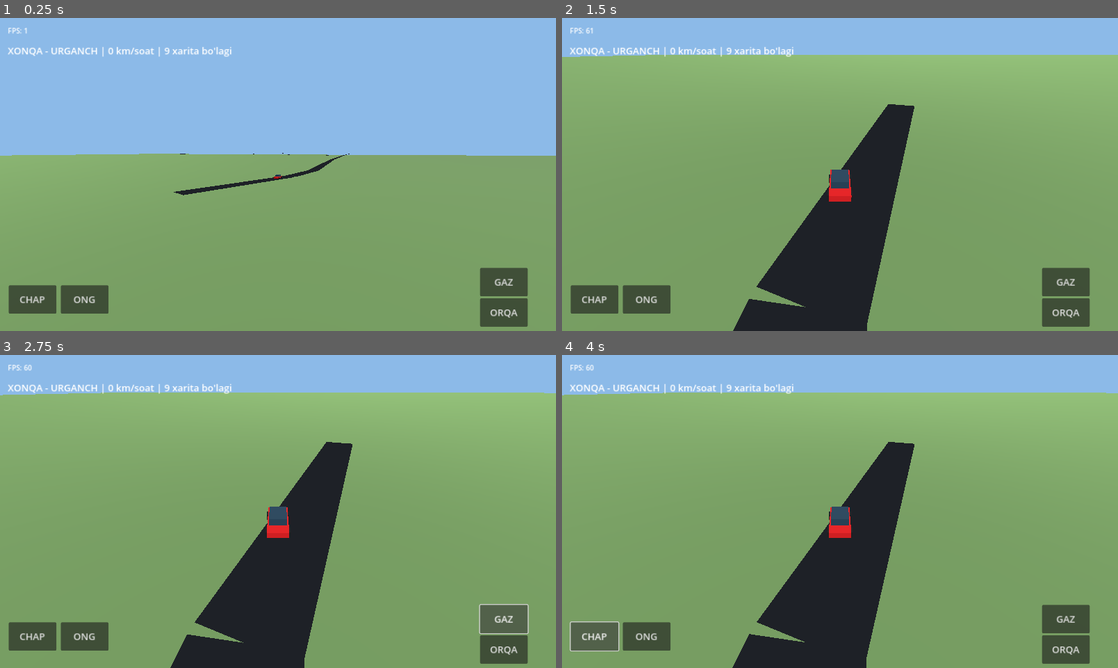
Above: before the commit, frames 1-4 (two rows, left to right).
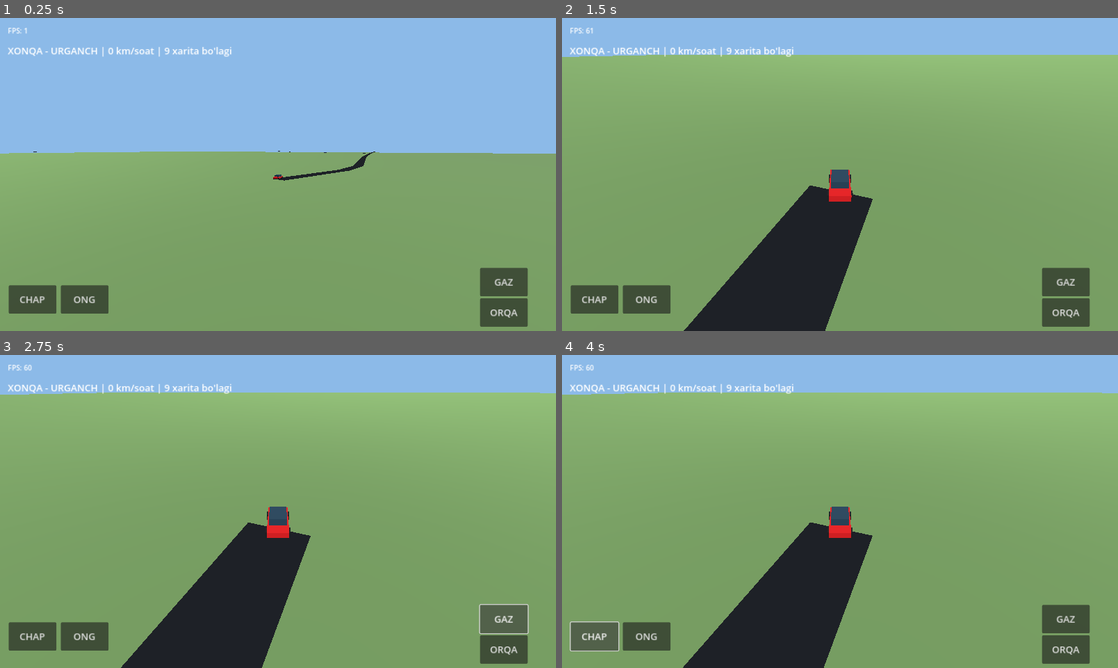
Above: after the commit, the same moments.

Repository: islombekshonazarov0111-wq/XONQA-URGANCH-OPENWORLD
Game: Godot game, scene res://scenes/world/Main.tscn
Two runs of this game, one before a commit and one after it. Both use one fixed random seed, a clock stepped at 60 frames per second and the inputs below.
Inputs (mouse positions are in pixels of both pictures, inside the frame that each line leads up to):
- Up to frame 1 (0.25 s): no input
- Up to frame 2 (1.5 s): move the mouse to (962, 158) at 0.52 s; hold Right (ui_right) 0.53-1.25 s; click (962, 158) at 0.67 s; drag from (728, 190) to (812, 237) at 1.27 s
- Up to frame 3 (2.75 s): click "GAZ" at 2 s
- Up to frame 4 (4 s): click "ORQA" at 2.75 s; click "CHAP" at 3.5 s

The runs differ from the first frame. In frame 1, 1.2% of the frame differs, in the area x 0-100%, y 42-57%; in frame 2, 7.5%, in the area x 3-64%, y 11-100%; in frame 3, 7.5%; in frame 4, 7.5%.

Commit message:
Fix car spawn position on map

Diff:
--- a/scripts/world/PlayableWorld.gd
+++ b/scripts/world/PlayableWorld.gd
@@ -35,7 +35,7 @@
     car = Node3D.new()
     car.name = "DrivablePlaceholderCar"
     add_child(car)
-    car.position = Vector3(100, 0.85, 330)
+    car.position = Vector3(114.44, 0.85, 295.63)
     _create_car()
     var env := Environment.new()
     env.background_mode = Environment.BG_COLOR
